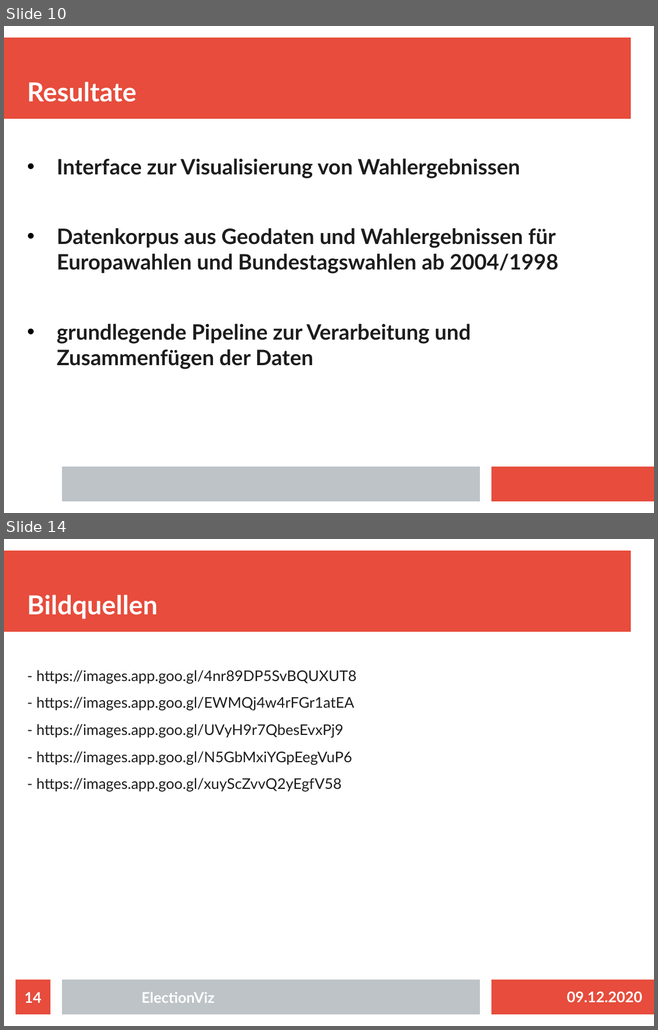
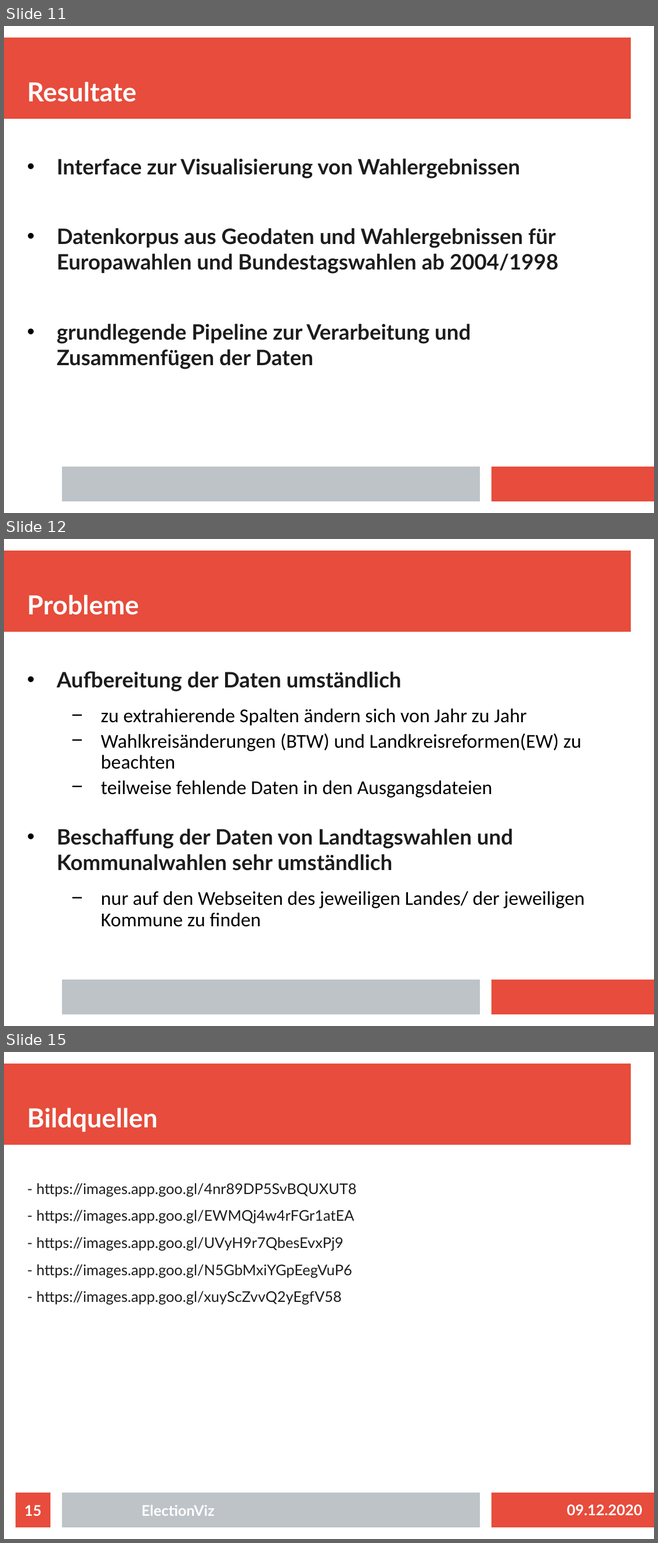
Before and after one commit to fziegner/election-visualization, a slide deck: slides_wcm_abschlusspraesentation.odp. Shown one above the other, each under a label of ours: slides 10 and 14 before the commit, slides 11, 12 and 15 after it; the slides between them are not shown. The pictures are 658x1030 and 658x1543 pixels, drawn with LibreOffice and Linux fonts; fonts in the diff are those of the drawing. Boxes give left, top, right and bottom in pixels: in the first picture for what was removed or moved away, otherwise in the second. Text is boxed around its words. In the diff, an @@ line names an element or a change of style, - is before the commit and + after.

```diff
--- a/slides_wcm_abschlusspraesentation.odp
+++ b/slides_wcm_abschlusspraesentation.odp
@@ slide 12 added at box(4, 539, 654, 1026), background #FFFFFF; not listed: 3 template elements that a slide beside it also shows @@
@@ title added at box(27, 595, 139, 615), 32 pt, text #FFFFFF, bold @@
+Probleme
@@ text added at box(57, 671, 585, 927), 24 pt, text #000000 @@
+• Aufbereitung der Daten umständlich
+  − zu extrahierende Spalten ändern sich von Jahr zu Jahr
+  − Wahlkreisänderungen (BTW) und Landkreisreformen(EW) zu beachten
+  − teilweise fehlende Daten in den Ausgangsdateien
+• Beschaffung der Daten von Landtagswahlen und Kommunalwahlen sehr umständlich
+  − nur auf den Webseiten des jeweiligen Landes/ der jeweiligen Kommune zu finden
@@ what was slide 10 is now slide 11 @@
@@ what was slide 14 is now slide 15 @@
@@ page number at box(24, 1505, 41, 1516): text changed @@
-14
+15
```
Also in this commit, not shown: 1 slide changed, 2 other slides added, 2 slides removed.
